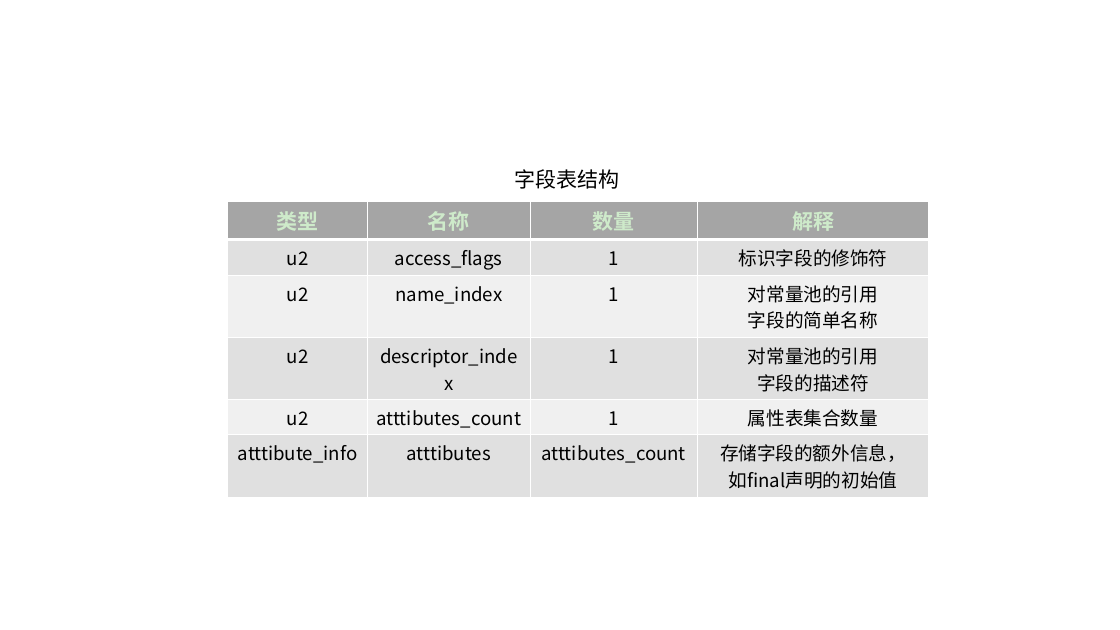
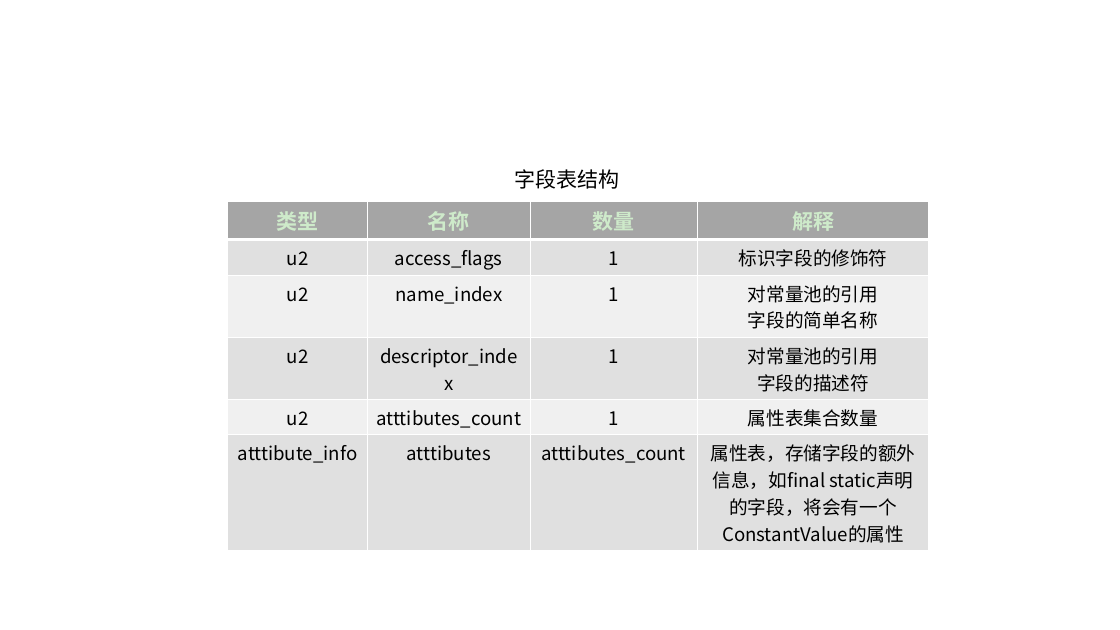
Before and after one commit to luolanmeet/jvm-note, a slide deck: slide 5 of content/part3/虚拟机执行子系统/file/画图.pptx. Drawn at 1120x630 pixels with LibreOffice and Linux fonts; fonts in the diff are those of the drawing. Boxes give left, top, right and bottom in pixels: in the first picture for what was removed or moved away, otherwise in the second. Text is boxed around its words. In the diff, an @@ line names an element or a change of style, - is before the commit and + after.

```diff
--- a/content/part3/虚拟机执行子系统/file/画图.pptx
+++ b/content/part3/虚拟机执行子系统/file/画图.pptx
@@ table at (x1=228, y1=201, x2=929, y2=547) @@
-row 6, column 4: 存储字段的额外信息， / 如final声明的初始值
+row 6, column 4: 属性表，存储字段的额外信息，如final static声明的字段，将会有一个ConstantValue的属性
```
Also in this commit, not shown: 3 slides added, 13 other files.
